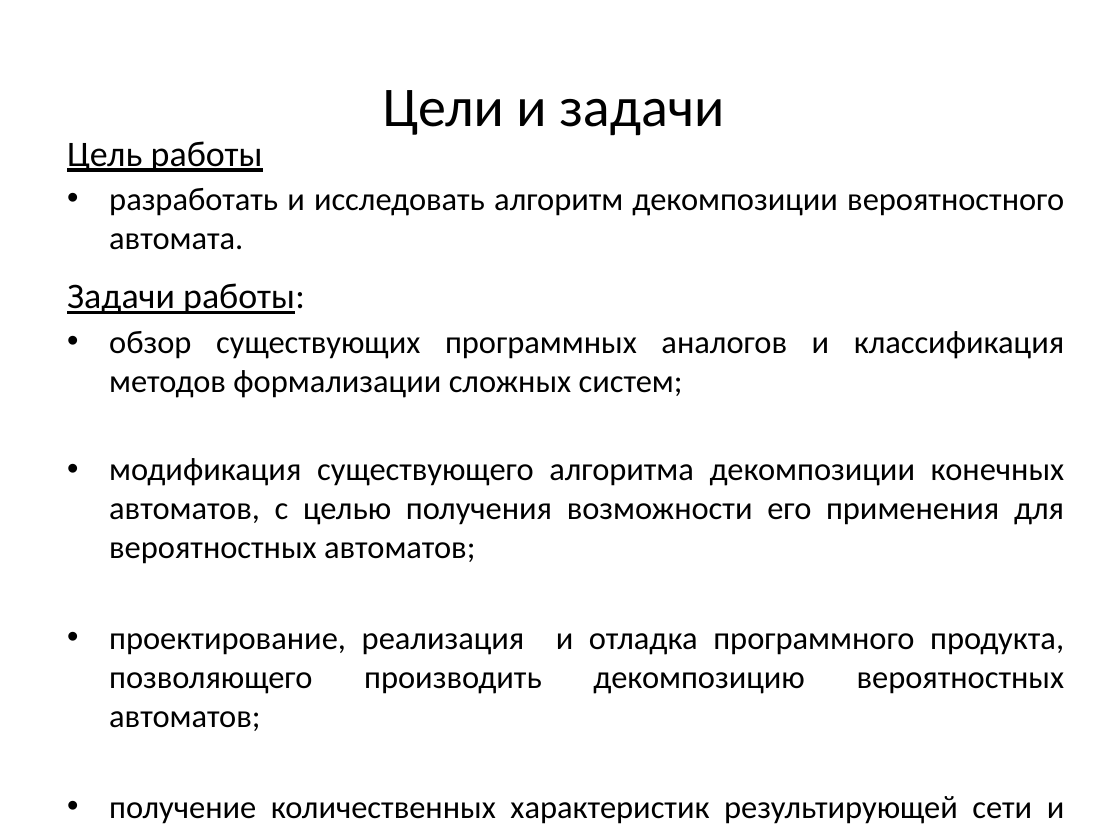
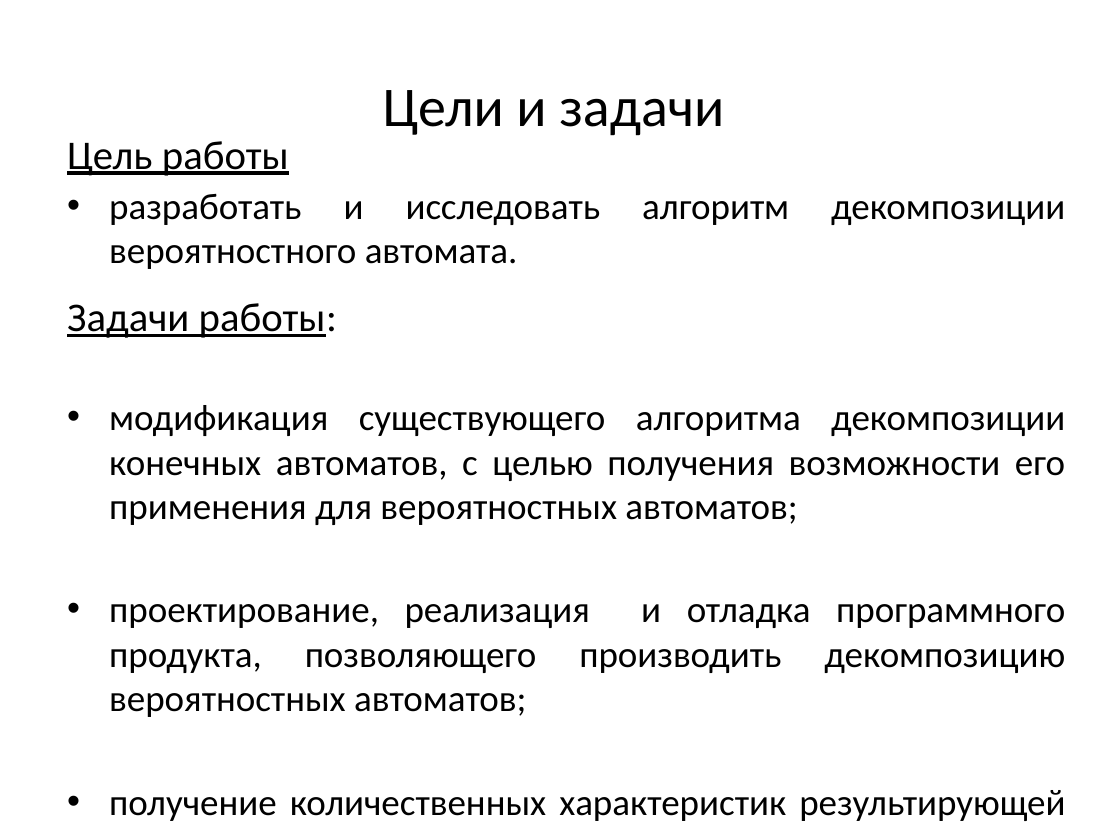
Before and after one commit to erad888/fsm-decompose, a slide deck: slide 2 of Презентация.pptx. Drawn at 1120x840 pixels with LibreOffice and Linux fonts; fonts in the diff are those of the drawing. Boxes give left, top, right and bottom in pixels: in the first picture for what was removed or moved away, otherwise in the second. Text is boxed around its words. In the diff, an @@ line names an element or a change of style, - is before the commit and + after.

```diff
--- a/Презентация.pptx
+++ b/Презентация.pptx
@@ text "Цель работы" at (67,141,1065,821): size 23.1 to 26.2 pt in "Цель работы", "Задачи работы:"; size 20.9 to 23.8 pt @@
@@ text at (109,331,1064,398): paragraph removed @@
-• обзор существующих программных аналогов и классификация методов формализации сложных систем;
```
Also in this commit, not shown: 2 other slides changed, 7 slides added, 1 other file.
